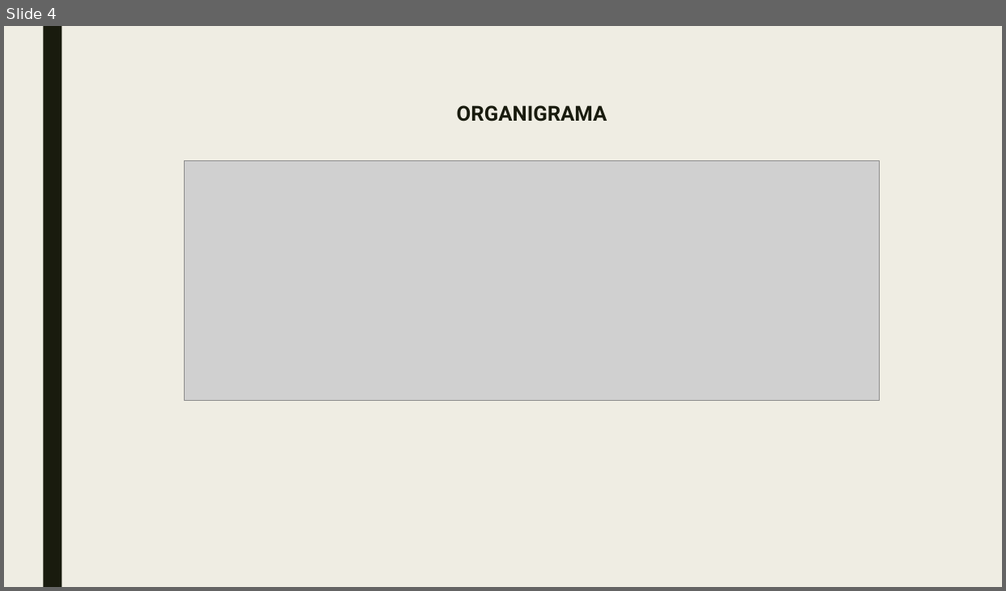
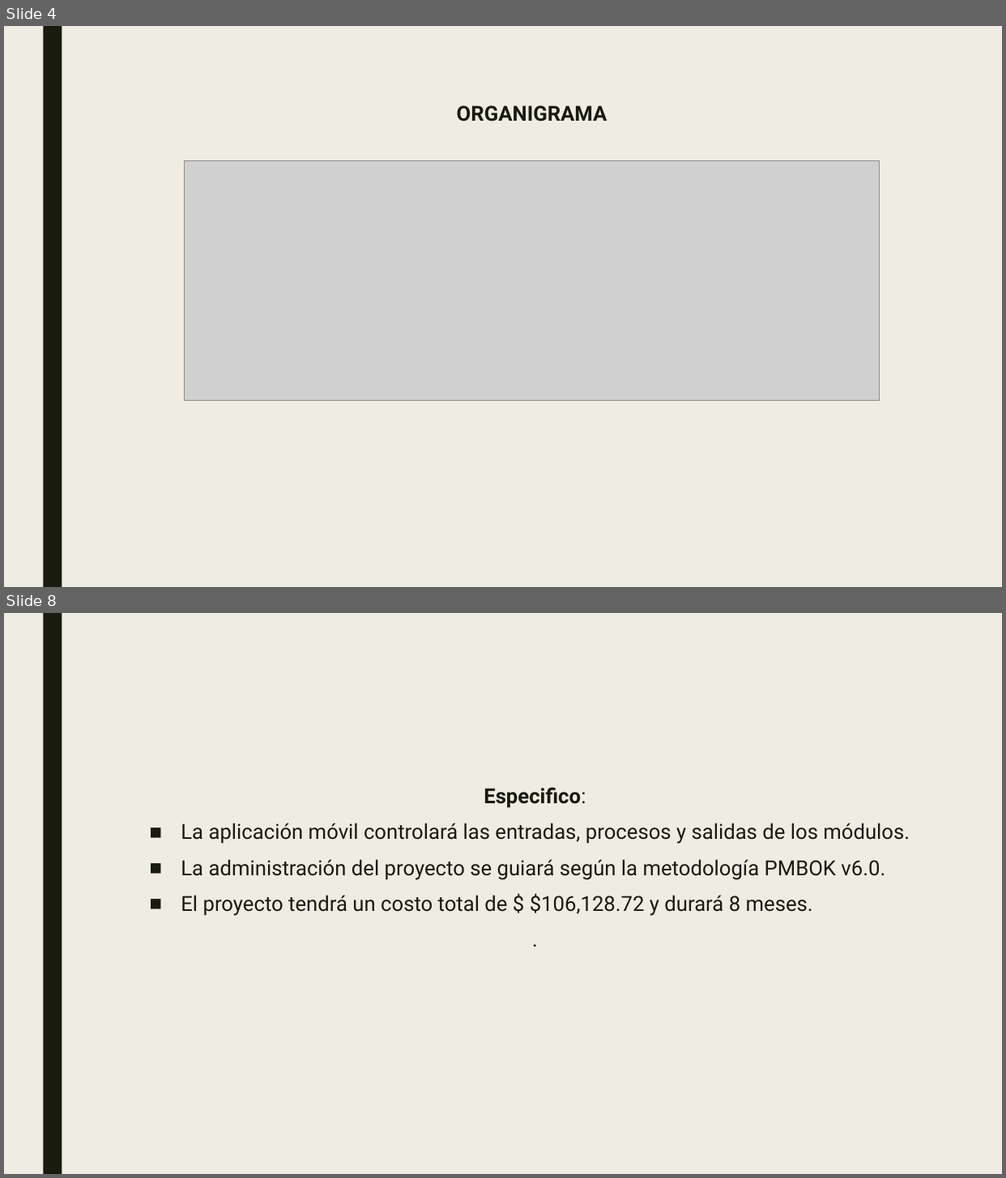
Before and after one commit to SM-ROOT/SM-ROOT, a slide deck: 9°A/Integradora/diapositiva/SM-ROOT_APPMO-SP.pptx. Shown one above the other, each under a label of ours: slide 4 before the commit, slides 4 and 8 after it; the slides between them are not shown. The pictures are 1006x591 and 1006x1178 pixels, drawn with LibreOffice and Linux fonts; fonts in the diff are those of the drawing; grey boxes stand for pictures. Boxes give left, top, right and bottom in pixels: in the first picture for what was removed or moved away, otherwise in the second. Text is boxed around its words. In the diff, an @@ line names an element or a change of style, - is before the commit and + after.

```diff
--- a/9°A/Integradora/diapositiva/SM-ROOT_APPMO-SP.pptx
+++ b/9°A/Integradora/diapositiva/SM-ROOT_APPMO-SP.pptx
@@ slide 8 added at [4, 613, 1002, 1174], background #EFEDE3; not listed: 1 template element that a slide beside it also shows @@
@@ text added at [181, 787, 910, 916], 20 pt, text #191B0E @@
+Especifico:
+■ La aplicación móvil controlará las entradas, procesos y salidas de los módulos.
+■ La administración del proyecto se guiará según la metodología PMBOK v6.0.
+■ El proyecto tendrá un costo total de $ $106,128.72 y durará 8 meses.
+.
```
Also in this commit, not shown: 2 slides changed, 16 other slides added, 1 slide removed, 3 other files.
